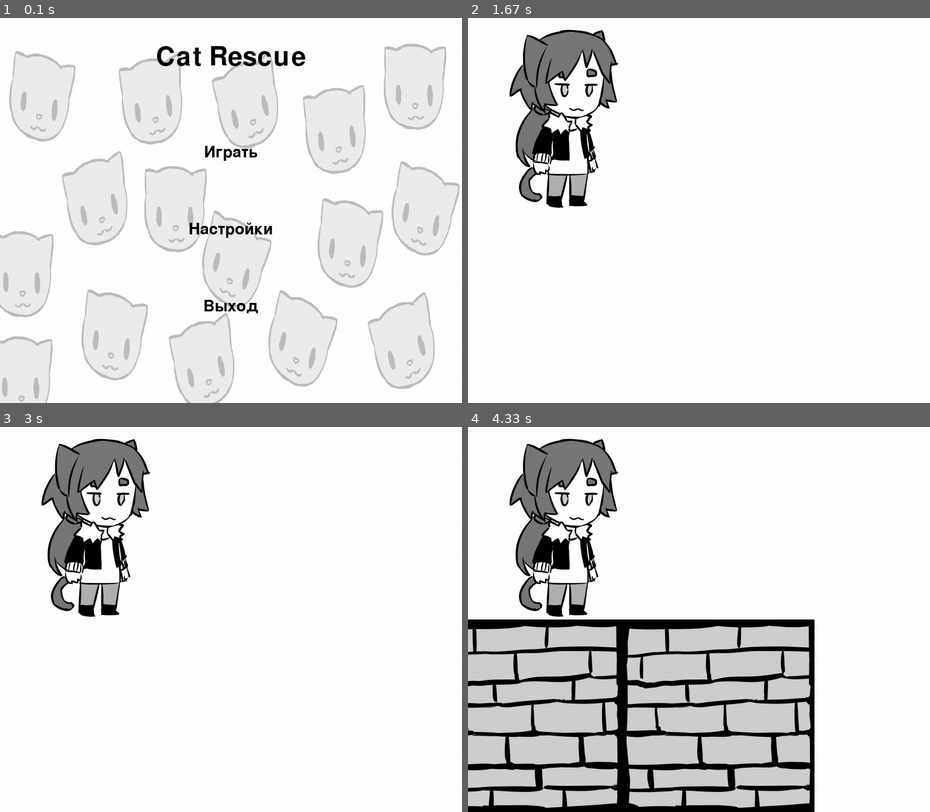
Above: before the commit, frames 1-4 (two rows, left to right).
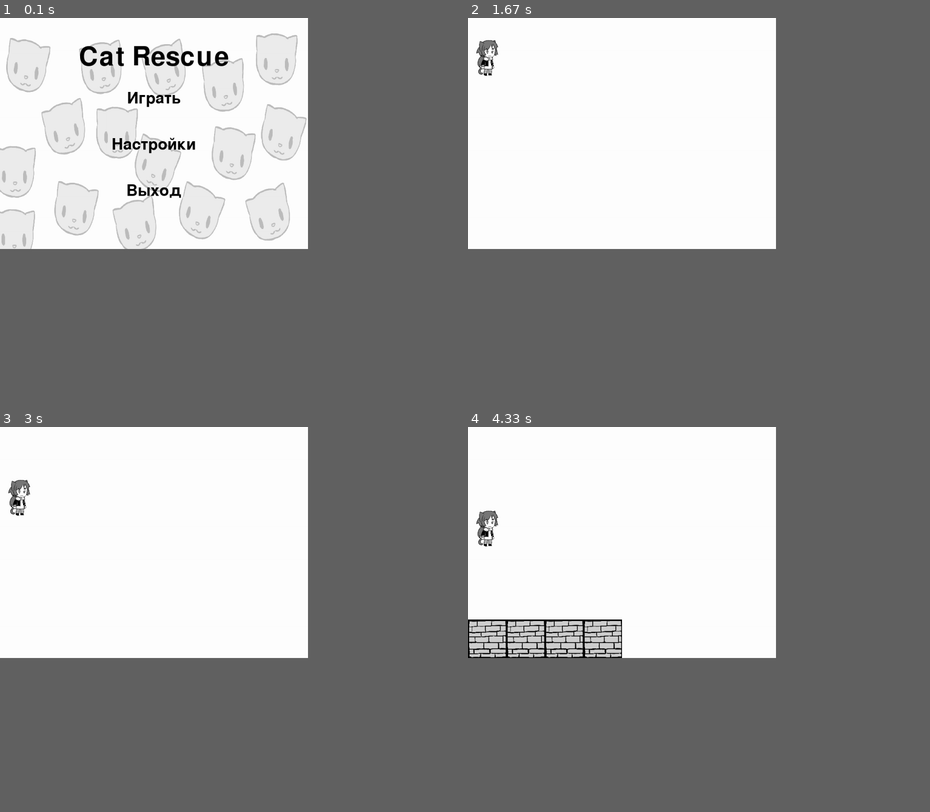
Above: after the commit, the same moments.

Repository: MariaSalimova/pygame_project_Salimova_Melnickov
Game: pygame game, started from main.py
Two runs of this game, one before a commit and one after it. Both use one fixed random seed, a clock stepped at 60 frames per second and the inputs below.
Inputs:
- Up to frame 1 (0.1 s): no input
- Up to frame 2 (1.67 s): click "Играть" at 0.38 s; type "ann" at 0.67 s; tap Enter at 1 s; hold D from 1.22 s (still down)
- Up to frame 3 (3 s): release D at 1.68 s; hold A 1.77-2.07 s; hold D 2.1-2.57 s; hold A from 2.6 s (still down)
- Up to frame 4 (4.33 s): release A at 3.13 s; hold D 3.17-3.47 s; hold A 3.5-3.9 s; hold A 3.93-4.3 s
In our replay, the window is 900x750 before the commit and 600x450 after it. These sizes can differ from the game's own. Grey fills any space a smaller window leaves; there, only what the larger window draws over its background counts as a difference.

The runs differ from the first frame. In frame 1, 12% of the frame differs, in the area x 0-100%, y 4-100%; in frame 2, 5.9%; in frame 3, 5.9%; in frame 4, 42%, in the area x 0-75%, y 3-100%.

Commit message:
Добавила смерть от падения под карту и коллизию с полом

Diff:
--- a/classes/main_character.py
+++ b/classes/main_character.py
@@ -11,7 +11,7 @@
     def __init__(self, ps_x, pos_y):
         super().__init__(all_sprites, player)
         self.pos = ps_x, pos_y
-        self.image = load_image(PATH_OF_MC_IDLE_RIGHT, colorkey=None)
+        self.image = pygame.transform.scale(load_image(PATH_OF_MC_IDLE_RIGHT, colorkey=None), (TILE_SIZE, TILE_SIZE))
         self.rect = self.image.get_rect()
         self.mask = pygame.mask.from_surface(self.image)
         self.run_frames_right = [PATH_OF_MC_RUN_RIGHT2, PATH_OF_MC_RUN_RIGHT1]
@@ -24,14 +24,17 @@
     def is_alive(self):
         return self.alive
 
+    def kill(self):
+        self.alive = False
+
     def attack(self, enemy):
         # TODO я не совсем понимаю как реализовать возможнось атаки
         pass
 
     def update(self, camera, key=None):
-        if pygame.sprite.spritecollideany(self, collision):
-            self.rect = self.rect.move(0, 10 * GRAVITY)
-            camera.dy += 10 * GRAVITY
+        if not pygame.sprite.spritecollideany(self, collision):
+            self.rect = self.rect.move(0, 1)
+
         if pygame.sprite.spritecollideany(self, danger):
             self.alive = False
 
--- a/classes/tile.py
+++ b/classes/tile.py
@@ -1,4 +1,6 @@
 import pygame
+
+import sprite_groups
 from sprite_groups import tiles, all_sprites, collision
 from constants import TILE_SIZE, PATH_OF_BOX_CAT, PATH_OF_BRICK, PATH_OF_MOVING_PLATFORM, PATH_OF_AIR
 from until_function import load_image
@@ -8,7 +10,7 @@
 class Tile(pygame.sprite.Sprite):
     def __init__(self, pos_x, pos_y, tile_image_path, collision=False):
         super().__init__(tiles, all_sprites)
-        self.image = load_image(tile_image_path, colorkey=None)
+        self.image = pygame.transform.scale(load_image(tile_image_path, colorkey=None), (TILE_SIZE, TILE_SIZE))
         self.rect = self.image.get_rect().move(
             TILE_SIZE * pos_x, TILE_SIZE * pos_y)
         self.collision = collision
@@ -41,6 +43,7 @@
     # на карте обозначено /
     def __init__(self, pos_x, pos_y):
         super().__init__(pos_x, pos_y, PATH_OF_AIR, collision=True)
+        self.add(sprite_groups.danger)
 
 
 class MovingPlatform(Tile):
--- a/constants.py
+++ b/constants.py
@@ -1,7 +1,7 @@
 # Значения
 FPS = 60
 GRAVITY = 1
-TILE_SIZE = 500
+TILE_SIZE = 100
 
 # Пути
 PATH_OF_TEXTURE = 'data/texture'
--- a/main.ini
+++ b/main.ini
@@ -1,3 +1,3 @@
 [screen]
-width = 1200
-height = 1000
+width = 800
+height = 600
--- a/screen/level1_screen.py
+++ b/screen/level1_screen.py
@@ -4,6 +4,7 @@
 from classes.camera import Camera
 from until_function import terminate
 from constants import FPS
+from screen.game_over_screen import GameOverScreen
 
 
 class Level1Screen:
@@ -11,7 +12,7 @@
 
         pygame.key.set_repeat(200, 25)
 
-        self.level_map = load_level('level_1')
+        self.level_map = load_level('level_2')
         self.player, self.level_x, self.level_y = generate_level(self.level_map)
 
         self.camera = Camera()
@@ -22,7 +23,10 @@
             for event in pygame.event.get():
                 if event.type == pygame.QUIT:
                     terminate()
-
+                if not self.player.is_alive():
+                    GameOverScreen(size, screen, clock)
+                if pygame.sprite.spritecollideany(self.player, sprite_groups.danger):
+                    GameOverScreen(size, screen, clock)
                 if event.type == pygame.KEYDOWN:
                     if event.key == pygame.K_w:
                         self.move("up")
Not shown, changed: data/maps of levels/level_2
